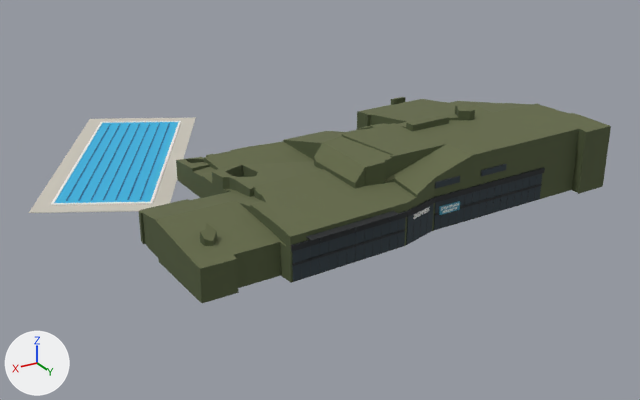
An edit to the glTF model public/canal-drive/models/sportplaza-mercator.glb, drawn before and after from the same camera.
One viewpoint serves both versions: a 50 mm camera at (90.0, 138.4, 67.3) aimed at (2.0, -8.1, -5.9). Lighting does not change. The marker at lower left points along +X, +Y and +Z. The picture after the commit comes second. Where no turn or scale is listed for an object, it has been applied to the vertices. Vertices at exactly the same position are counted once.

Objects in the first picture: 'sportplaza-mercator'.
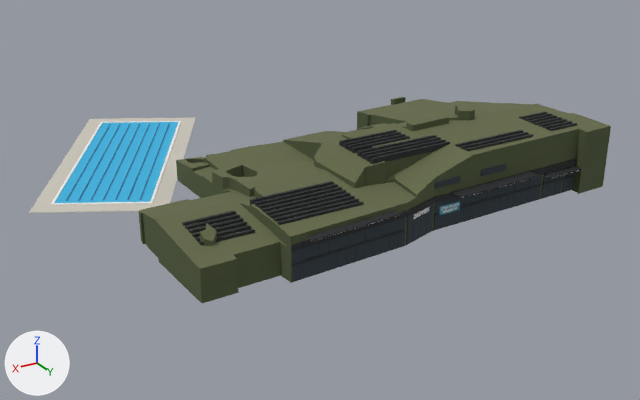
Scene script edits in JSON lines:
```json
{"block": "me_sportplaza_mercator", "where": "# used by ob_sportplaza_mercator; location = (8.0, -18.4, 7.4)"}
{"op": "remove", "block": "me_sportplaza_mercator", "code": "me_sportplaza_mercator.from_pydata(...)  # 2991 vertices, 5165 faces; spans x -50.7..50.7, y -49.7..49.7, z -7.4..7.4"}
{"op": "add", "block": "me_sportplaza_mercator", "code": "me_sportplaza_mercator.from_pydata(...)  # 3469 vertices, 5885 faces; spans x -50.7..50.7, y -49.7..49.7, z -7.4..7.4"}
{"block": "me_sportplaza_mercator", "change": "me_sportplaza_mercator part 1: the loose piece of 8 vertices spanning x -33.7..-33.6, y 43.7..43.9, z -7.3..-4.4 is copied, and the copy is scaled about its middle by (29.6, 1.4, 1), then moved by (-8.9, -0.4, 0.0), in mat_glass (dark blue #2f3b42); it spans x -43.7..-41.3, y 43.2..43.6, z -7.3..-4.4"}
{"block": "me_sportplaza_mercator", "change": "me_sportplaza_mercator part 2: the loose piece of 8 vertices spanning x -30.1..-30.0, y 43.8..44.0, z -4.0..-1.8 is copied, and the copy is scaled about its middle by (37, 7.96, 0.101), then moved by (-12.5, 0.4, 0.6), in mat_dark (black #26292b); it spans x -44.1..-41.0, y 43.1..45.5, z -2.4..-2.2"}
{"block": "me_sportplaza_mercator", "change": "me_sportplaza_mercator part 3: 135 vertices moved from x -33.7..21.8, y 43.5..47.9, z -7.3..-0.1 to x -33.7..21.8, y 43.4..48.2, z -7.3..-0.1; 13 vertices removed from x -35.1..19.2, y 43.4..47.8, z -7.3..-0.1; 347 vertices added at x -45.2..34.0, y 26.7..49.6, z -7.3..5.9"}
{"block": "me_sportplaza_mercator", "change": "other edits to the shape of me_sportplaza_mercator do not show in these pictures"}
```

Changed parts and their boxes (x1, y1, x2, y2) in the pictures (640 x 400 px):
```json
{"part": 1, "of": "me_sportplaza_mercator", "change": "added", "after": [562, 177, 573, 192]}
{"part": 2, "of": "me_sportplaza_mercator", "change": "added", "after": [564, 165, 581, 172]}
{"part": 3, "of": "me_sportplaza_mercator", "change": "built on", "before": [292, 176, 539, 268], "after": [181, 112, 577, 267]}
```
